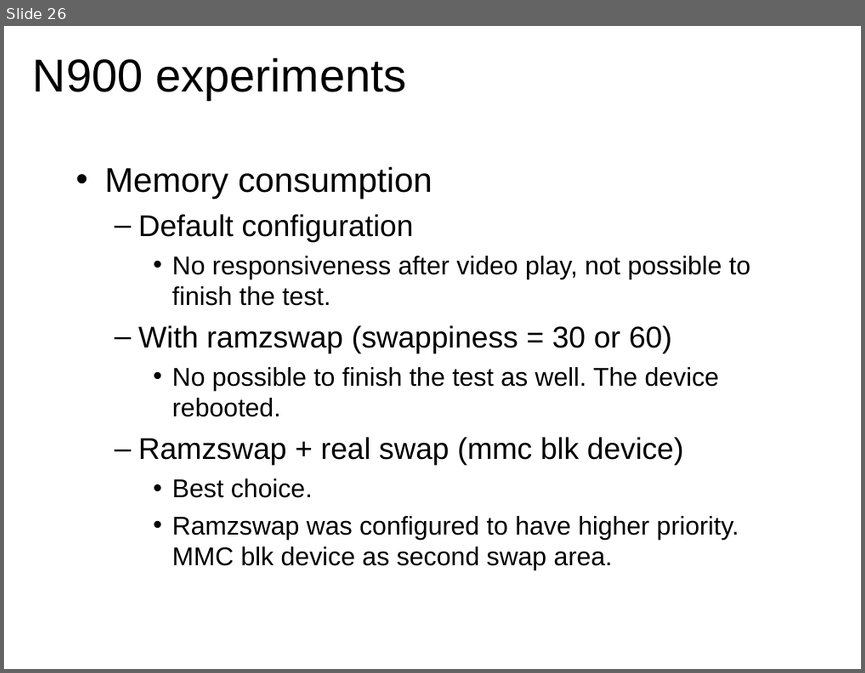
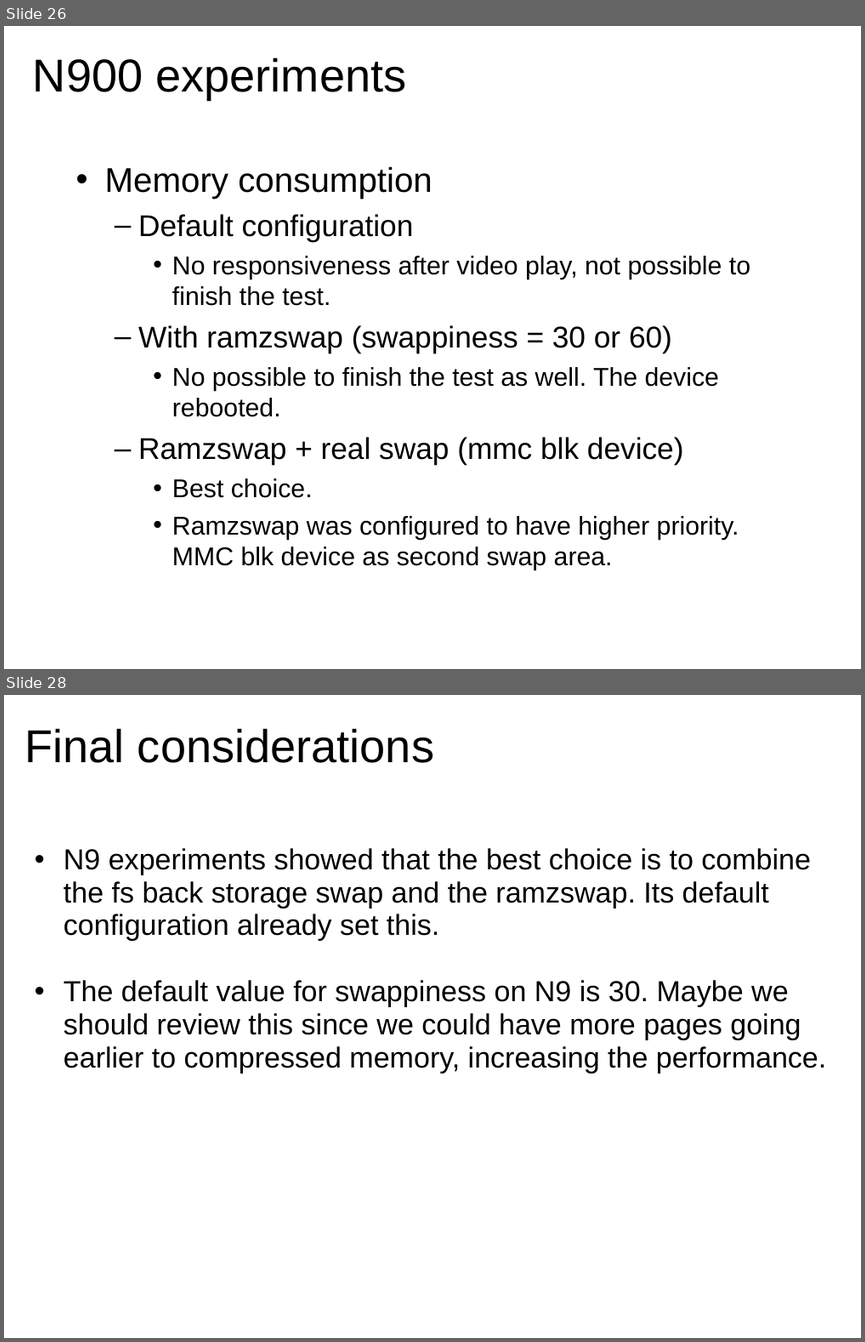
Before and after one commit to briglia/LinuxCon2011, a slide deck: linuxcon2011.odp. Shown one above the other, each under a label of ours: slide 26 before the commit, slides 26 and 28 after it; the slides between them are not shown. The pictures are 865x673 and 865x1342 pixels, drawn with LibreOffice and Linux fonts; fonts in the diff are those of the drawing. Boxes give left, top, right and bottom in pixels: in the first picture for what was removed or moved away, otherwise in the second. Text is boxed around its words. In the diff, an @@ line names an element or a change of style, - is before the commit and + after.

```diff
--- a/linuxcon2011.odp
+++ b/linuxcon2011.odp
@@ slide 28 added at (x1=4, y1=695, x2=861, y2=1338), background #FFFFFF @@
@@ title added at (x1=25, y1=728, x2=434, y2=763), 43 pt, text #000000 @@
+Final considerations
@@ text added at (x1=64, y1=848, x2=826, y2=1072), 27 pt, text #000000 @@
+  • N9 experiments showed that the best choice is to combine the fs back storage swap and the ramzswap. Its default configuration already set this.
+  • The default value for swappiness on N9 is 30. Maybe we should review this since we could have more pages going earlier to compressed memory, increasing the performance.
```
Also in this commit, not shown: 3 slides changed, 4 other slides added, 1 slide removed.
